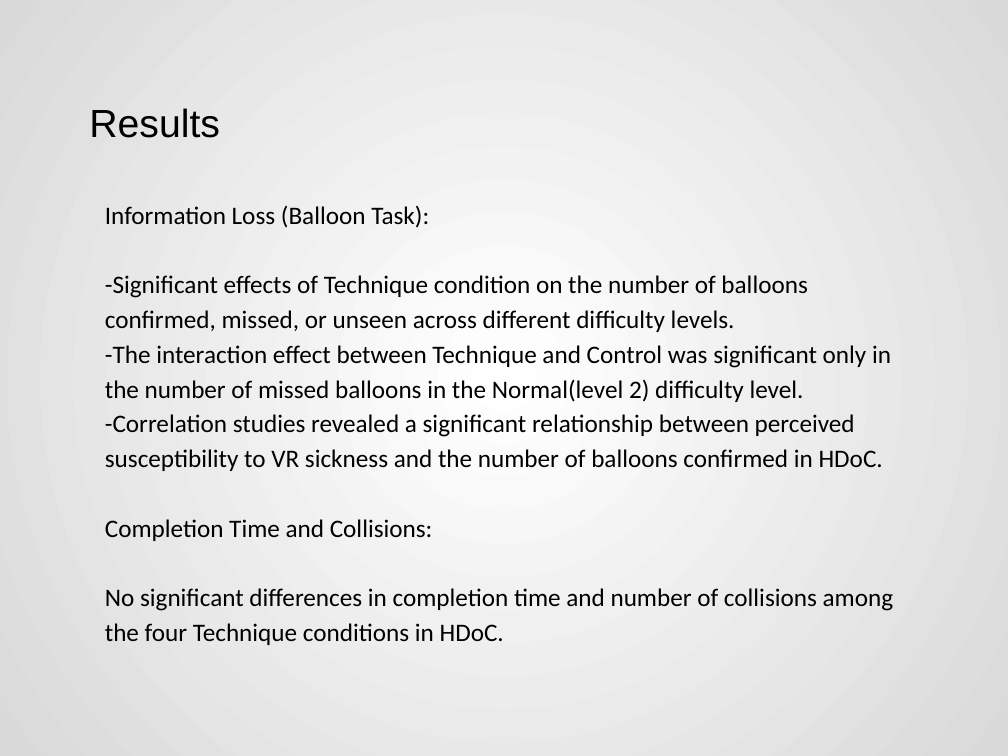
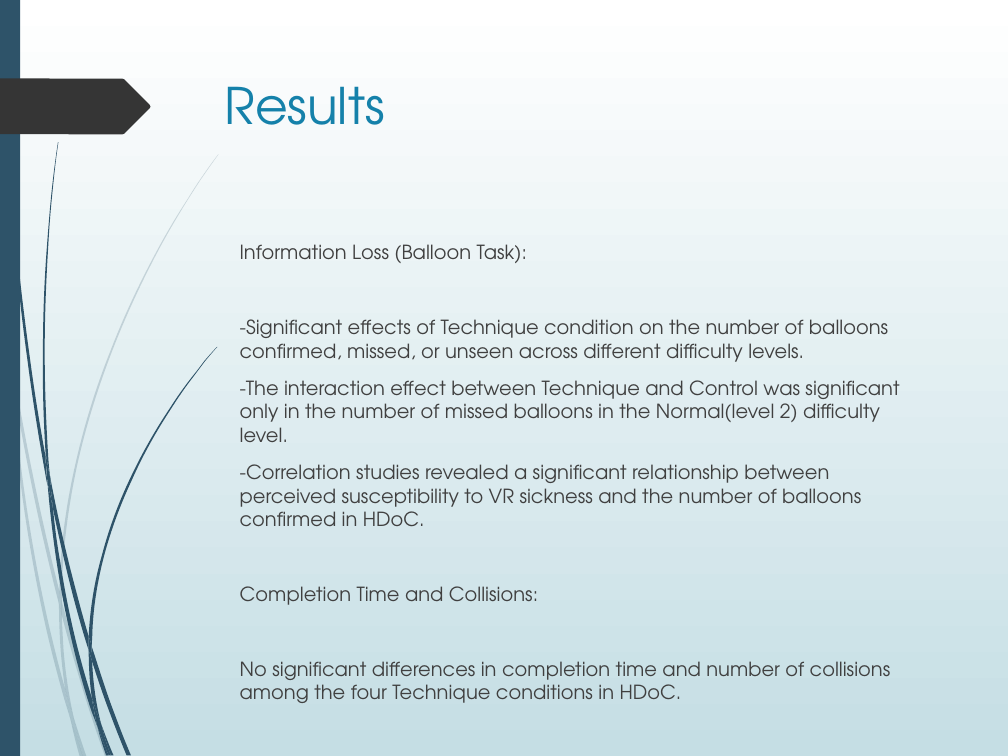
Before and after one commit to Akash3121/3D, a slide deck: slide 13 of Paper-Presentation/Akash - VR_Sickness_Mitigation_Methods_Presentation.pptx (slide 14 before the commit). Drawn at 1008x756 pixels with LibreOffice and Linux fonts; fonts in the diff are those of the drawing. Boxes give left, top, right and bottom in pixels: in the first picture for what was removed or moved away, otherwise in the second. Text is boxed around its words. In the diff, an @@ line names an element or a change of style, - is before the commit and + after.

```diff
--- a/Paper-Presentation/Akash - VR_Sickness_Mitigation_Methods_Presentation.pptx
+++ b/Paper-Presentation/Akash - VR_Sickness_Mitigation_Methods_Presentation.pptx
@@ background gradient #FFFFFF to #D9D9D9 to gradient #FFFFFF to #C5DEE5 @@
@@ rectangle added at box(0, 0, 20, 756), fill #2E5369 @@
@@ freeform shape added at box(0, 79, 150, 135), fill #353535 @@
@@ title "Results": place and size @@
-title "Results" at box(89, 108, 220, 138)
+title "Results" at box(224, 86, 384, 125)
@@ title "Results" at box(224, 86, 384, 125): size 28 to 36 pt, font Arial to TeX Gyre Adventor, text colour #000000 to #1581AA; vertical alignment middle to top @@
@@ text "Information Loss (Balloon Task):": place and size @@
-text "Information Loss (Balloon Task):" at box(105, 206, 894, 645)
+text "Information Loss (Balloon Task):" at box(240, 244, 899, 703)
@@ text "Information Loss (Balloon Task):" at box(240, 244, 899, 703): size 18 to 13.9 pt, font Calibri to TeX Gyre Adventor, text colour #000000 to #404040; line spacing 1.15 to 1; more space between paragraphs; vertical alignment middle to top @@
@@ group added at box(0, 154, 219, 756): 10 freeform shapes @@
@@ group added at box(2, 0, 218, 756): 12 freeform shapes @@
```
Also in this commit, not shown: 18 other slides changed, 1 slide removed.
